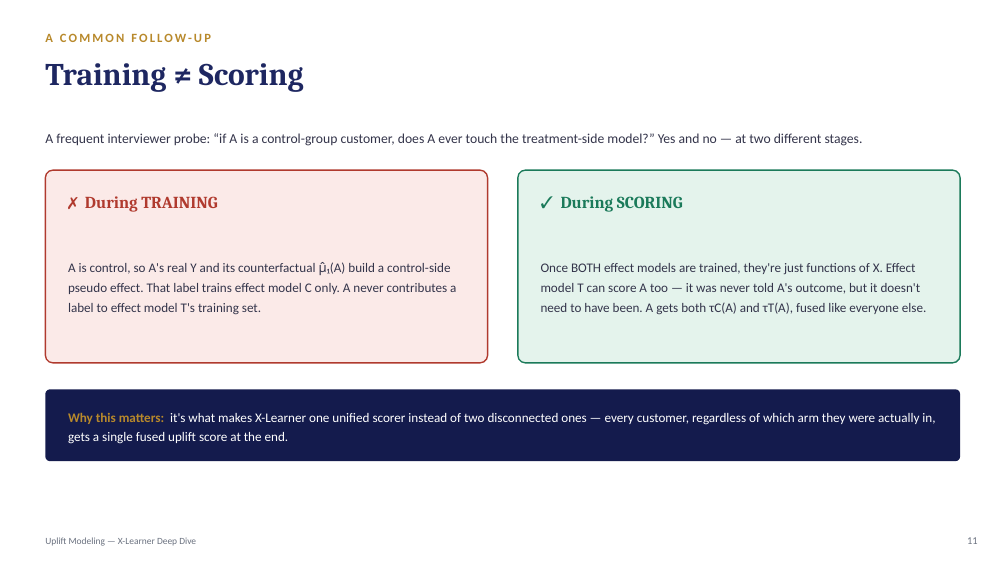
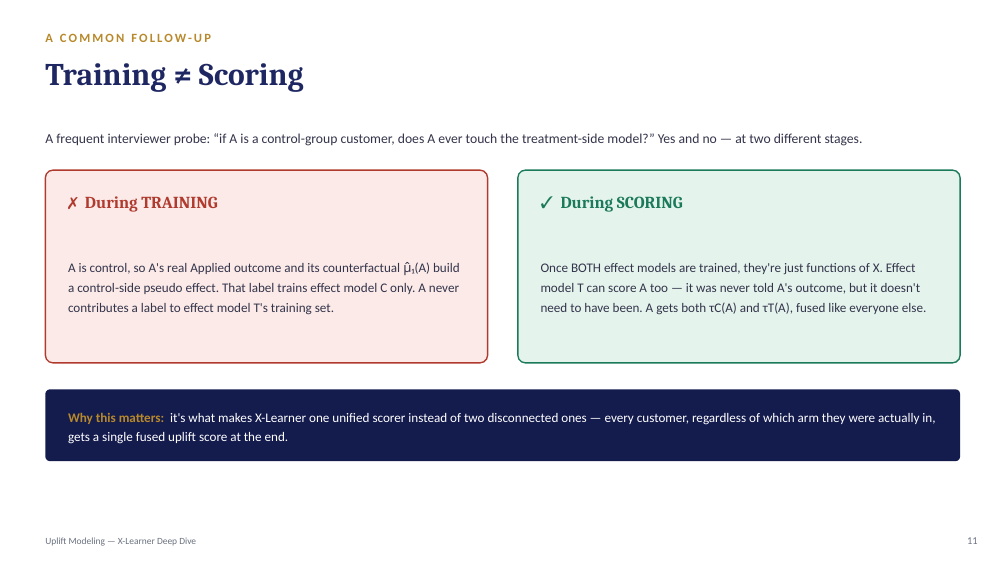
Before and after one commit to crystal1361/uplift-model, a slide deck: slide 11 of uplift_model_deck.pptx. Drawn at 1008x567 pixels with LibreOffice and Linux fonts; fonts in the diff are those of the drawing. Boxes give left, top, right and bottom in pixels: in the first picture for what was removed or moved away, otherwise in the second. Text is boxed around its words. In the diff, an @@ line names an element or a change of style, - is before the commit and + after.

```diff
--- a/uplift_model_deck.pptx
+++ b/uplift_model_deck.pptx
@@ text at (68,262,460,315): text changed @@
-A is control, so A's real Y and its counterfactual μ̂₁(A) build a control-side pseudo effect. That label trains effect model C only. A never contributes a label to effect model T's training set.
+A is control, so A's real Applied outcome and its counterfactual μ̂₁(A) build a control-side pseudo effect. That label trains effect model C only. A never contributes a label to effect model T's training set.
```
Also in this commit, not shown: 8 other slides changed, 1 other file.
